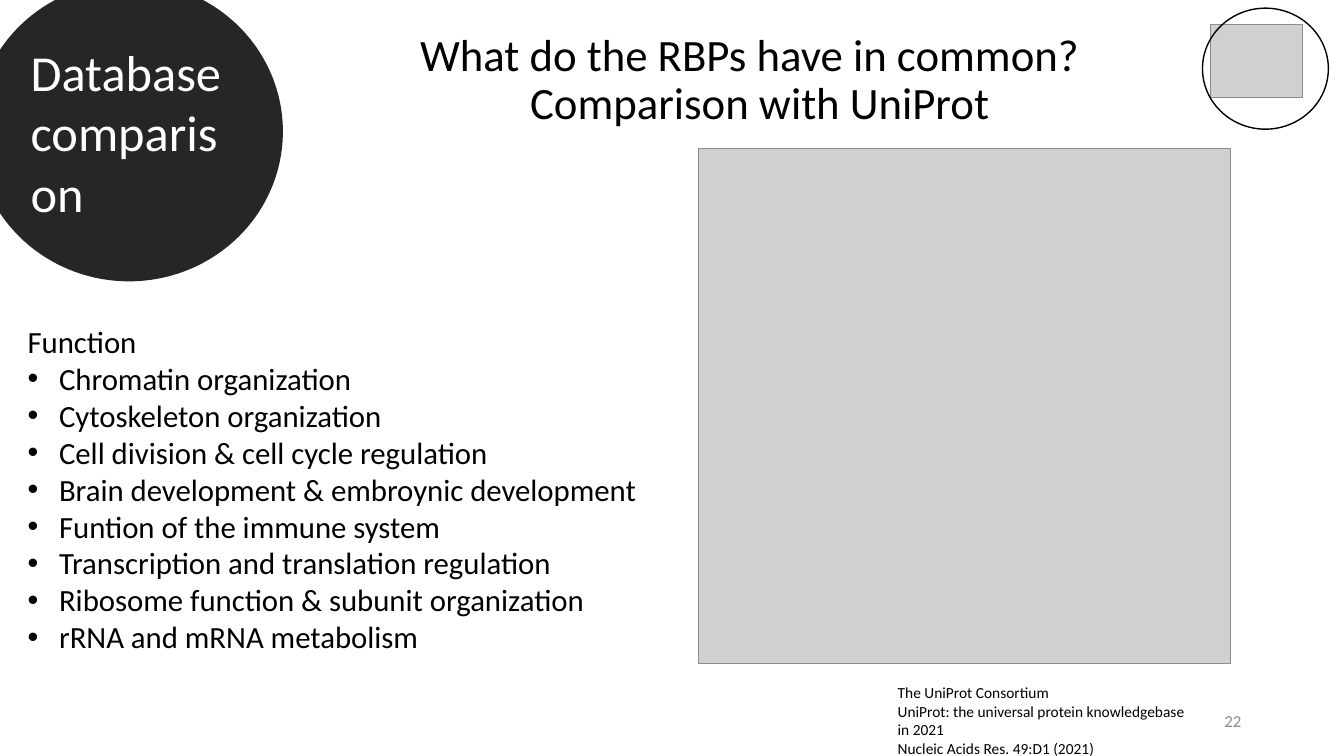
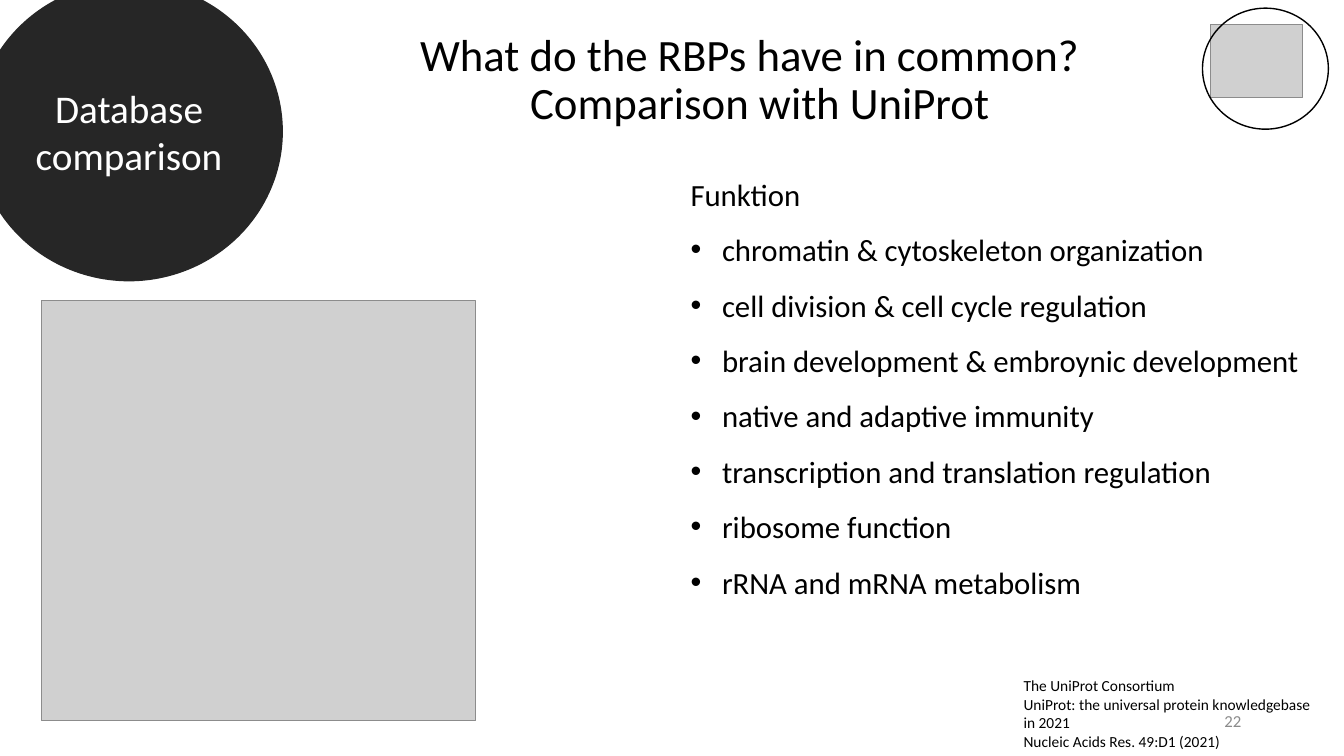
Before and after one commit to datascience-mobi-2022/2022-topic-03-team-05, a slide deck: slide 22 of Final presentation outline & temporary draft.pptx. Drawn at 1344x756 pixels with LibreOffice and Linux fonts; fonts in the diff are those of the drawing; grey boxes stand for pictures. Boxes give left, top, right and bottom in pixels: in the first picture for what was removed or moved away, otherwise in the second. Text is boxed around its words. In the diff, an @@ line names an element or a change of style, - is before the commit and + after.

```diff
--- a/Final presentation outline & temporary draft.pptx
+++ b/Final presentation outline & temporary draft.pptx
@@ ellipse "Database comparison" at (0,0,282,280): size 36 to 28 pt; alignment left to centre @@
@@ text "Funktion": place and size @@
-text "Funktion" at (28,331,636,649)
+text "Funktion" at (691,184,1299,595)
@@ text at (691,184,1299,539): text changed @@
-Function
-• Chromatin organization
-• Cytoskeleton organization
-• Cell division & cell cycle regulation
-• Brain development & embroynic development
-• Funtion of the immune system
-• Transcription and translation regulation
-• Ribosome function & subunit organization
+Funktion
+• chromatin & cytoskeleton organization
+• cell division & cell cycle regulation
+• brain development & embroynic development
+• native and adaptive immunity
+• transcription and translation regulation
+• ribosome function
@@ picture: place and size @@
-picture at (699,149,1232,664)
+picture at (41,300,476,721)
@@ text at (722,572,1081,595): line spacing 1 to 1.5 @@
@@ text "The UniProt Consortium": place and size @@
-text "The UniProt Consortium" at (898,687,1185,756)
+text "The UniProt Consortium" at (1024,680,1310,749)
```
Also in this commit, not shown: 4 other slides changed, 1 slide added, 1 slide removed.
